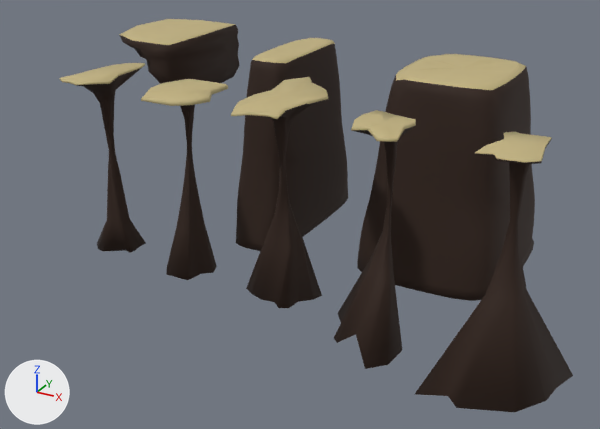
The glTF model Models/LVL1/LVL1.glb: old version first, new version second.
Rendered twice from a 50 mm lens placed at (88.6, -119.1, 43.8), pointed at (18.2, 9.0, -20.2). The axes (+X, +Y, +Z) are drawn at lower left. The lights are the same throughout. Where no turn or scale is listed for an object, it has been applied to the vertices.
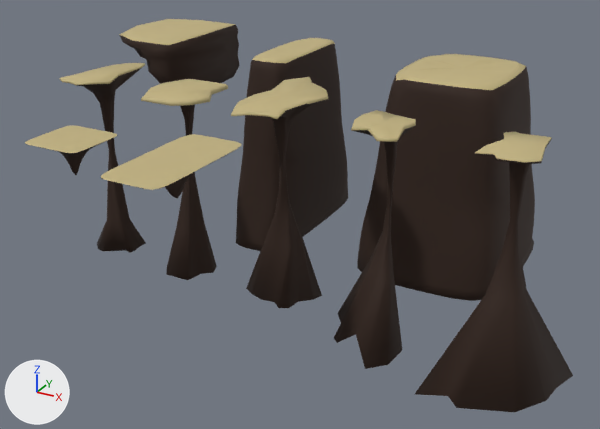
Where the newer file only moved an object's origin or applied its transform, the numbers keep the older frame.

Pixel boxes (x1, y1, x2, y2) of what changed, in the pictures (600 x 429 px):
'Cube.009', added (beige)
    after: (101, 134, 241, 198)
    faces in mat_sand (beige #c2b280): (101, 134, 241, 190)
    faces in mat_dark_rocks (brown #2d190c): (102, 151, 233, 198)
'Cube.010', added (beige)
    after: (25, 126, 117, 175)
    faces in mat_sand (beige #c2b280): (25, 126, 117, 153)
    faces in mat_dark_rocks (brown #2d190c): (25, 138, 113, 175)

What changed in the scene script:
```text
Add me_cube_006:
    me_cube_006.from_pydata(...)  # 1970 vertices, 3936 faces; spans x -5.29..5.29, y -5.28..5.3, z -4.12..2.21
    # faces by material slot: [2904, 1032]
    me_cube_006.materials.append(mat_dark_rocks)  # brown #2d190c
    me_cube_006.materials.append(mat_sand)  # beige #c2b280
Add me_cube_005:
    me_cube_005.from_pydata(...)  # 1970 vertices, 3936 faces; spans x -5.3..5.3, y -10.9..11.0, z -4.1..2.2
    # faces by material slot: [2904, 1032]
    me_cube_005.materials.append(mat_dark_rocks)  # brown #2d190c
    me_cube_005.materials.append(mat_sand)  # beige #c2b280
Add ob_cube_010:
    ob_cube_010 = bpy.data.objects.new('Cube.010', me_cube_006)
    ob_cube_010.location = (-0.1, -29.9, 1.6)
Add ob_cube_009:
    ob_cube_009 = bpy.data.objects.new('Cube.009', me_cube_005)
    ob_cube_009.location = (19.2, -29.9, 1.6)
```
